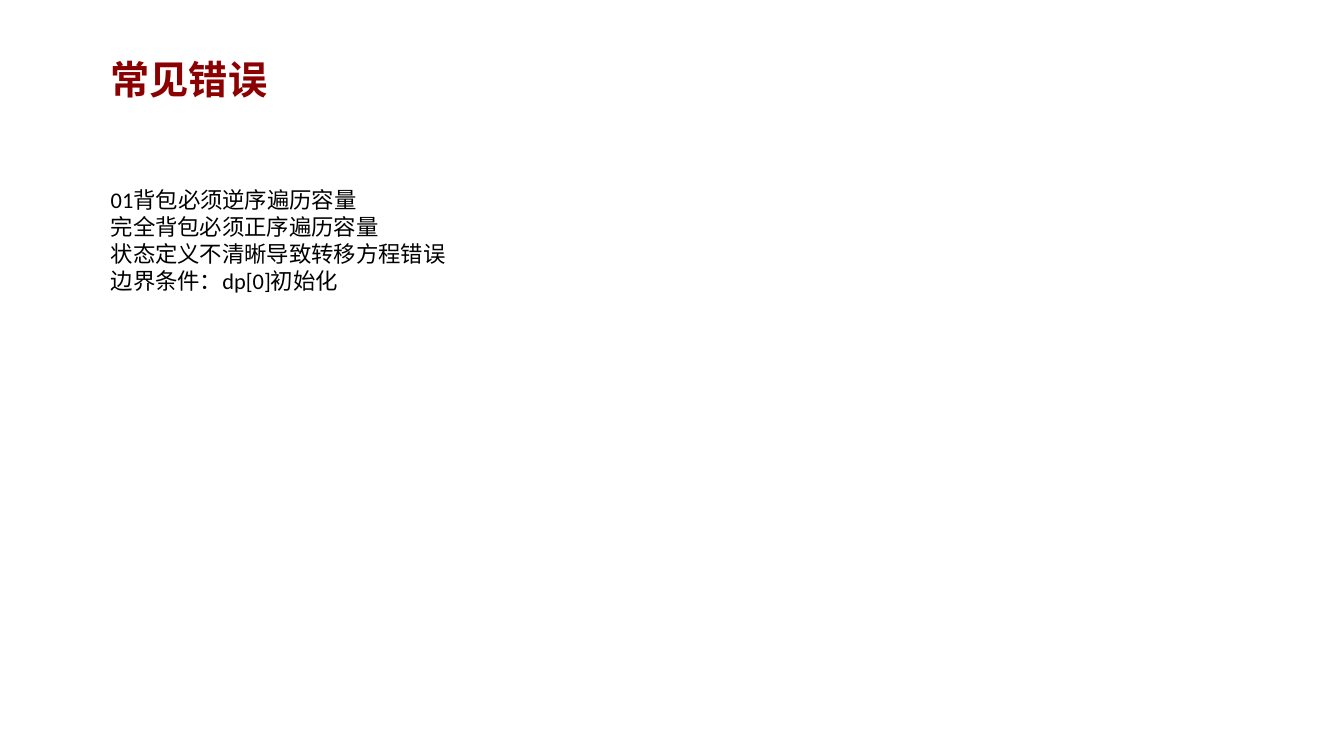
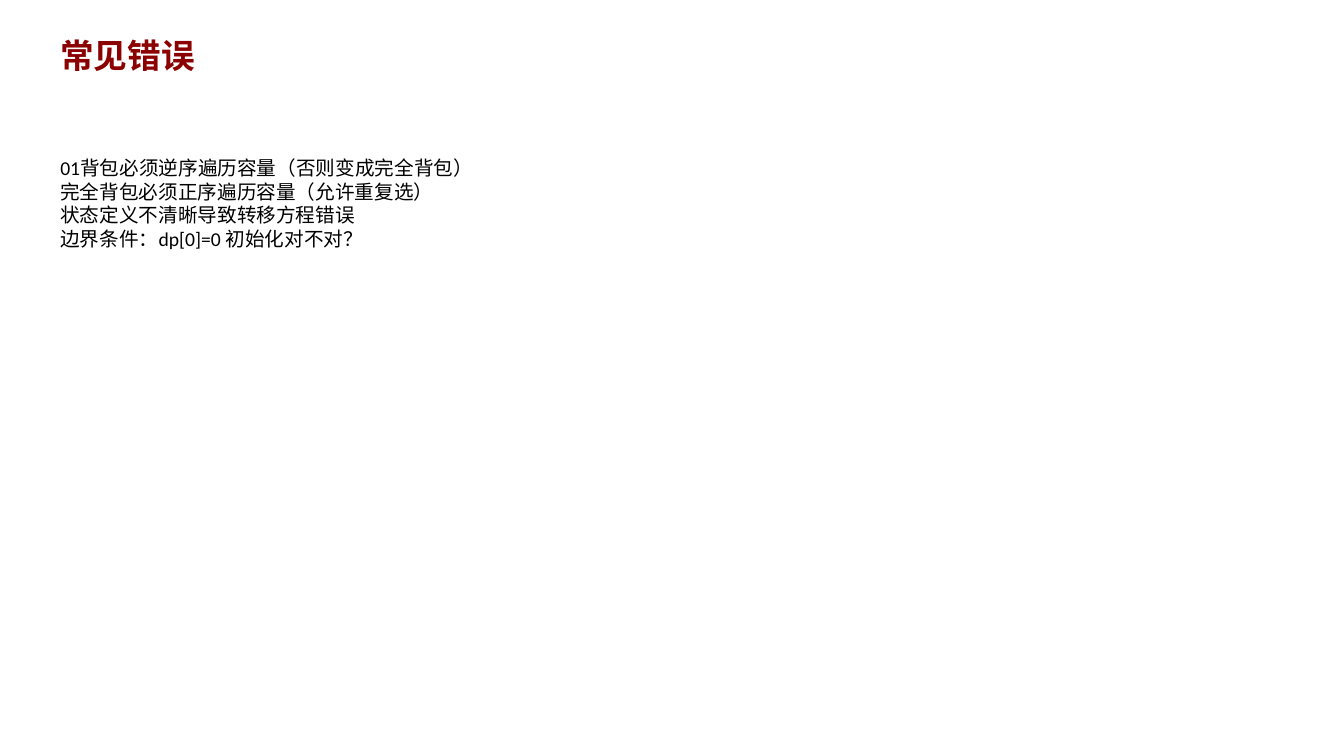
Before and after one commit to AndyLishengrui/trae-coding-course, a slide deck: slide 5 of textbook/ppt/chapter15_ppt.pptx (slide 6 before the commit). Drawn at 1344x756 pixels with LibreOffice and Linux fonts; fonts in the diff are those of the drawing. Boxes give left, top, right and bottom in pixels: in the first picture for what was removed or moved away, otherwise in the second. Text is boxed around its words. In the diff, an @@ line names an element or a change of style, - is before the commit and + after.

Commit message:
v5.4: PPT重建(详细代码示例) + 第3轮一致性修复 + 第4轮启动
PPT改进：
- 15个PPT从8页扩充到7页（含完整C++/Python代码示例）
- 每个PPT含：概念讲解、代码示例、常见错误、练习题、小结
- 代码示例更详细，含注释说明

教材修复：
- 第3轮：JD015/JD017/JD029/JD033/JD158 一致性修复
- 第4轮：边缘情况和准确性审查（进行中）

待完成：
- 第5-7轮迭代
- PPT第3轮校验

```diff
--- a/textbook/ppt/chapter15_ppt.pptx
+++ b/textbook/ppt/chapter15_ppt.pptx
@@ text "常见错误": place and size @@
-text "常见错误" at (111,60,268,98)
+text "常见错误" at (60,39,194,71)
@@ text "常见错误" at (60,39,194,71): size 28 to 24 pt @@
@@ text "01背包必须逆序遍历容量（否则变成完全背包）": place and size @@
-text "01背包必须逆序遍历容量（否则变成完全背包）" at (111,189,446,293)
+text "01背包必须逆序遍历容量（否则变成完全背包）" at (60,159,473,249)
@@ text at (60,159,473,201): text changed; size 16 to 14 pt @@
-01背包必须逆序遍历容量
-完全背包必须正序遍历容量
+01背包必须逆序遍历容量（否则变成完全背包）
+完全背包必须正序遍历容量（允许重复选）
@@ text at (60,205,355,224): size 16 to 14 pt in "状态定义不清晰导致转移方程错误" @@
@@ text at (60,229,363,249): text changed; size 16 to 14 pt @@
-边界条件：dp[0]初始化
+边界条件：dp[0]=0 初始化对不对？
```
Also in this commit, not shown: 5 other slides changed, 1 slide added, 2 slides removed, 17 other files.
